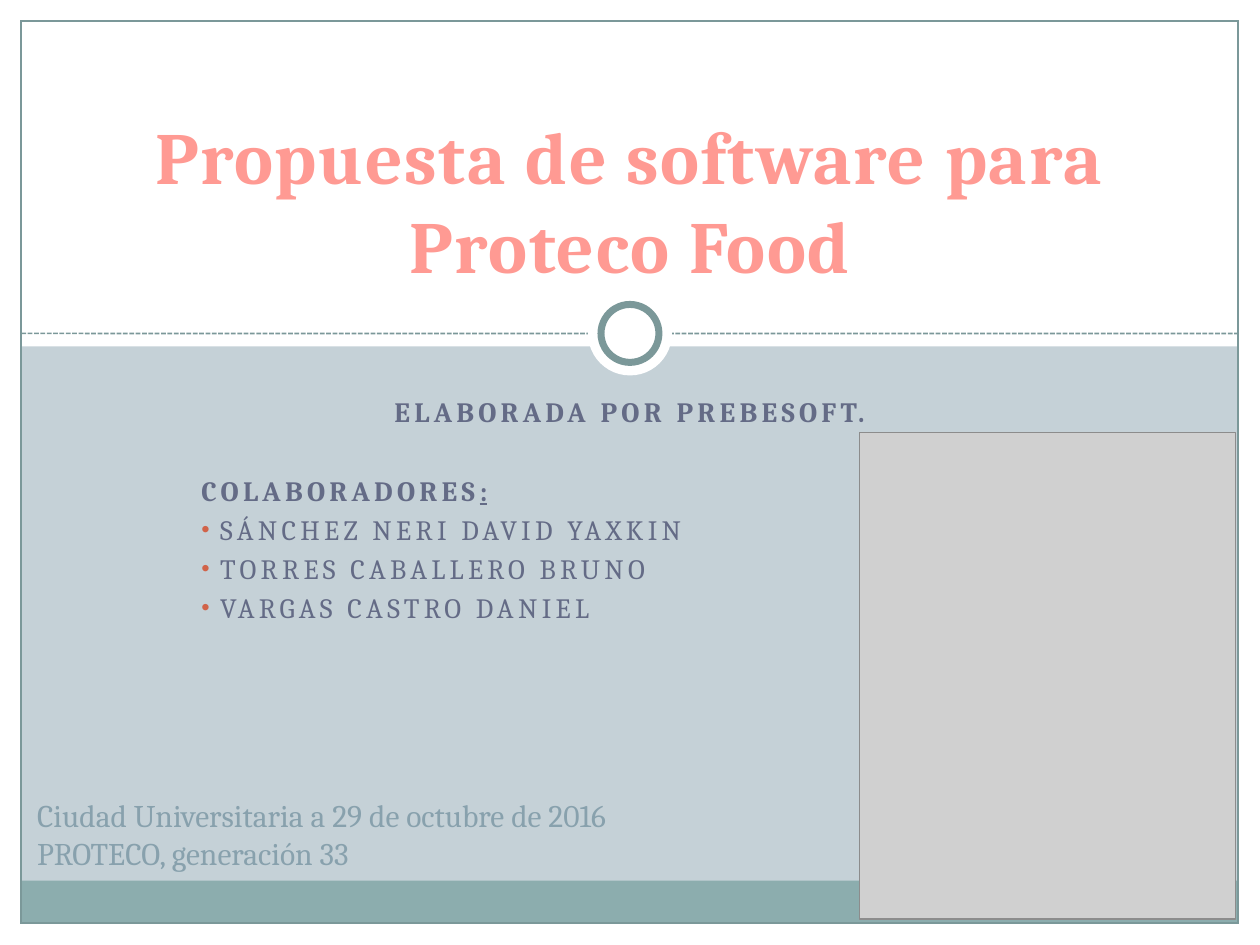
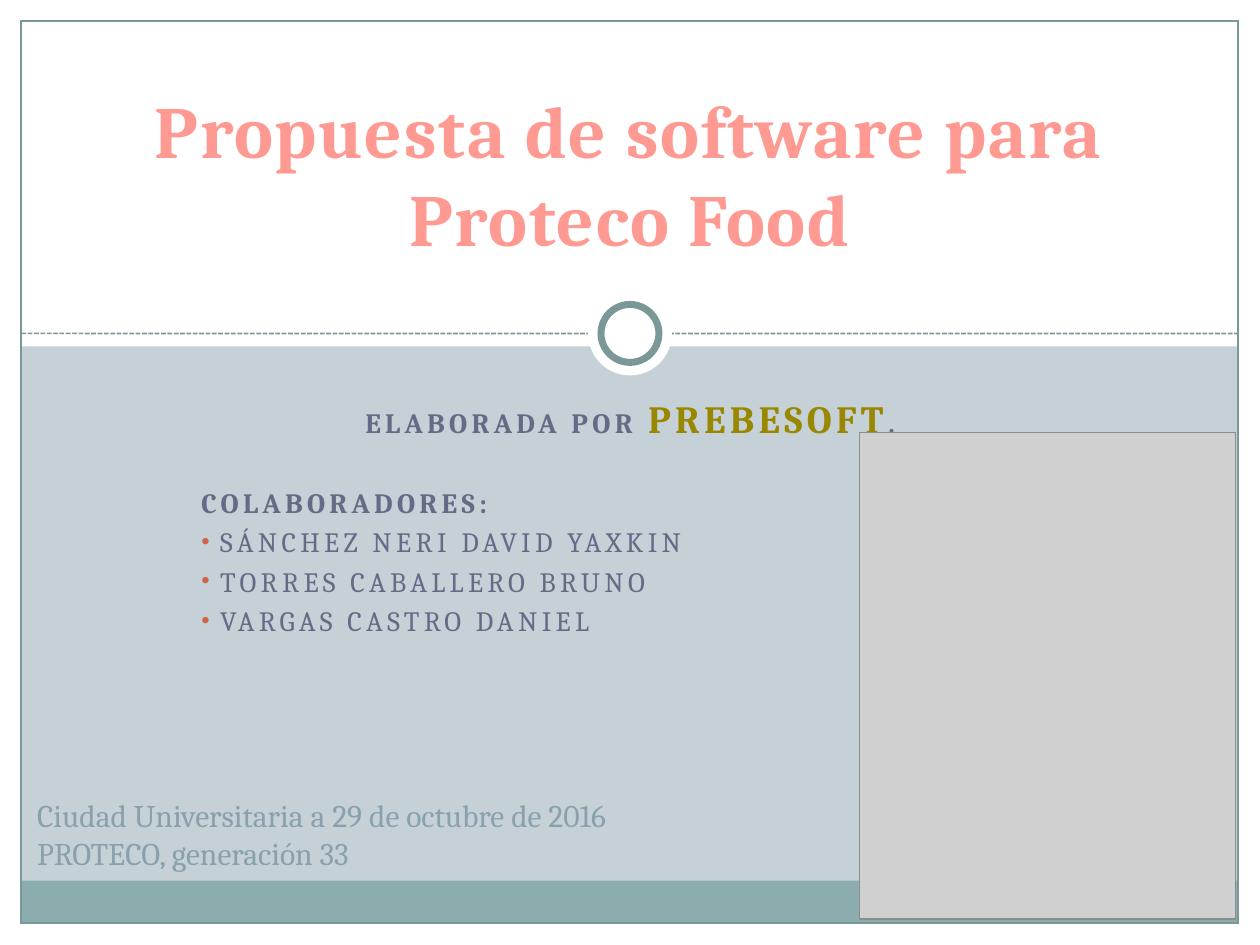
Before and after one commit to Davacas/Java_Proyecto2, a slide deck: slide 1 of ProtecoFood.pptx. Drawn at 1260x945 pixels with LibreOffice and Linux fonts; fonts in the diff are those of the drawing; grey boxes stand for pictures. Boxes give left, top, right and bottom in pixels: in the first picture for what was removed or moved away, otherwise in the second. Text is boxed around its words. In the diff, an @@ line names an element or a change of style, - is before the commit and + after.

```diff
--- a/ProtecoFood.pptx
+++ b/ProtecoFood.pptx
@@ title "Propuesta de software para Proteco ...": place and size @@
-title "Propuesta de software para Proteco ..." at <box>155,132,1102,274</box>
+title "Propuesta de software para Proteco ..." at <box>155,106,1102,247</box>
@@ subtitle at <box>201,407,883,513</box>: size 16 to 22 pt, text colour #646B86 to #998700 in "PREBESOFT."; underline off in "COLABORADORES:" @@
```
Also in this commit, not shown: 2 other slides changed.
